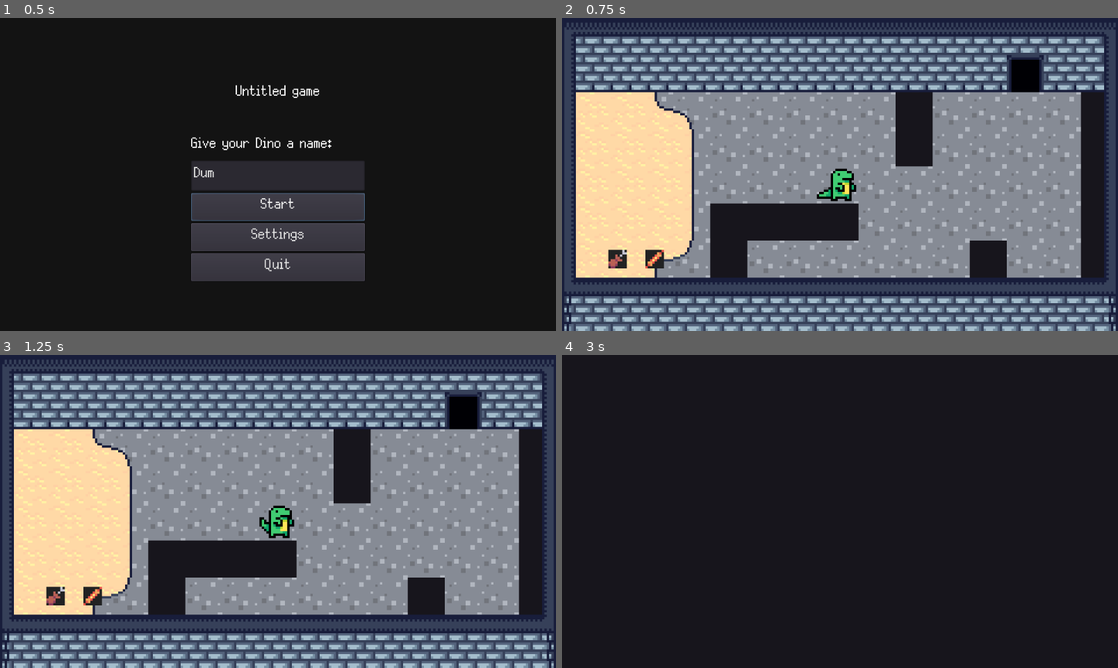
Above: before the commit, frames 1-4 (two rows, left to right).
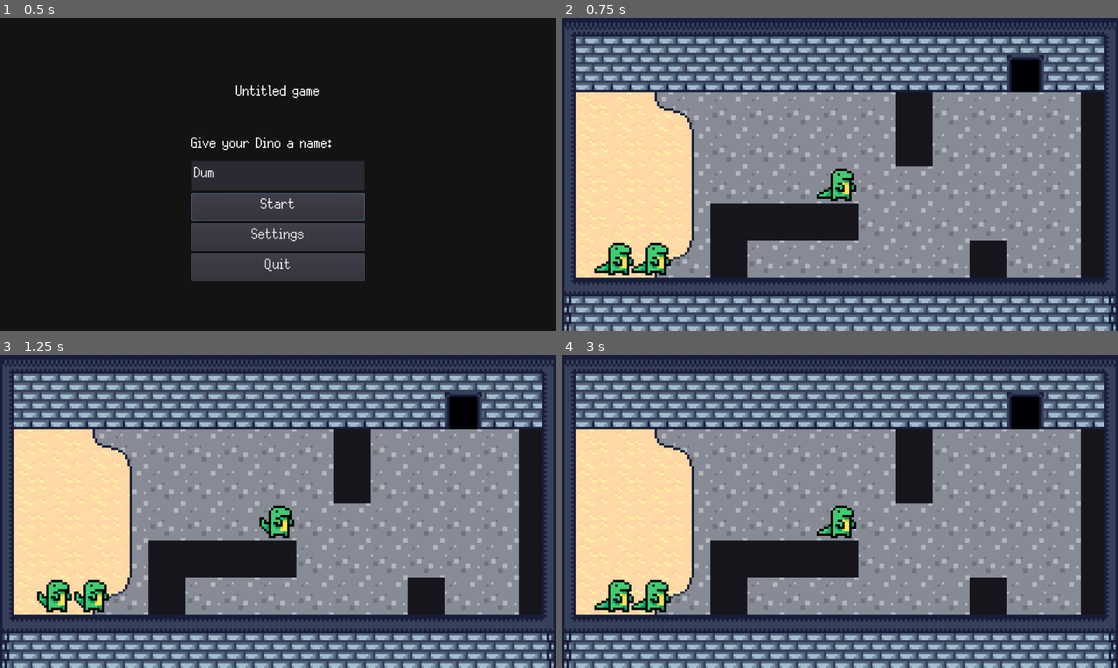
Above: after the commit, the same moments.

Repository: colinbellino/ai-and-games-2022
Game: Godot game, scene res://media/scenes/main.tscn
Same seed, same stepped clock (60 frames per second), same inputs: the game is played once before the commit and once after it.
Inputs (mouse positions are in pixels of both pictures, inside the frame that each line leads up to):
- Up to frame 1 (0.5 s): no input
- Up to frame 2 (0.75 s): click "Start" at 0.5 s
- Up to frame 3 (1.25 s): no input
- Up to frame 4 (3 s): move the mouse to (840, 520) at 1.27 s; hold D (move_right) 1.28-2.03 s; click (840, 520) at 1.35 s; move the mouse to (728, 527) at 2.02 s; hold S (move_down) 2.03-2.78 s; right-click (728, 527) at 2.1 s; move the mouse to (895, 442) at 2.77 s; hold D (move_right) from 2.78 s (still down); hold Shift from 2.78 s (still down)

Frame 1 is identical in both runs. In frame 2, 1.0% of the frame differs, in the area x 5-20%, y 71-83%; in frame 3, 0.9%; in frame 4, 91%, in the area x 0-100%, y 0-100%.
Error after the commit: Parse Error: Invalid operand types ("Vector2" and "int") to operator "<". (res://src/behaviours/Bark.gd:19)

Commit message:
Working towards vector for emotion

Diff:
--- a/src/Globals.gd
+++ b/src/Globals.gd
@@ -45,7 +45,7 @@
 var game_state : int
 var game_state_entered : bool
 var game_state_exited : bool
-var emotion : int
+var emotion : Vector2
 var hunger : int
 var astar : AStar2D
 var creature_name : String
@@ -148,6 +148,11 @@
     linear_db = clamp(linear_db, 0.0, 1.0)
     AudioServer.set_bus_volume_db(bus_index, linear2db(linear_db))
 
+func add_emotion(amount: Vector2, source: String):
+    emotion.x = clamp(emotion.x + amount.x, -1, 1)
+    emotion.y = clamp(emotion.y + amount.y, -1, 1)
+
+
 static func load_file(filepath: String, default_value: String = "") -> String:
     var file := File.new()
     var result := file.open(filepath, File.READ)
--- a/src/behaviours/Hunger.gd
+++ b/src/behaviours/Hunger.gd
@@ -6,6 +6,7 @@
 const HUNTER_EMOTION_DAMAGE_THRESHOLD := 0
 const HUNGER_DEATH_THRESHOLD := -20
 const EMOTION_TICKS_IN_SECONDS := 10
+const HUNGER_EMOTION_MOD = Vector2(-0.2, -0.1)
 
 var hunger_timer : Timer
 var emotional_impact_timer : Timer
@@ -39,7 +40,7 @@
 
 func _emotional_impact_timeout() -> void:
     if Globals.hunger < HUNTER_EMOTION_DAMAGE_THRESHOLD:
-        Globals.emotion -= 1
+        Globals.add_emotion(HUNGER_EMOTION_MOD, "Pet")
         # print("[HUNGER] emotional impact: ", Globals.emotion)
 
     if Globals.hunger < HUNGER_DEATH_THRESHOLD:
--- a/src/behaviours/Pet.gd
+++ b/src/behaviours/Pet.gd
@@ -1,4 +1,6 @@
 class_name Pet extends Behaviour
+
+const PET_EMOTION_MOD = Vector2(0, 0.1)
 
 var last_interaction : float
 var cooldown_in_ms : int = 1500
@@ -17,7 +19,7 @@
         return
 
     if interaction_type == 0:
-        Globals.emotion += 1
+        Globals.add_emotion(PET_EMOTION_MOD, "Pet")
         Audio.play_sound(Globals.SFX.LAUGH)
         emote(entity, 7)
     # elif interaction_type == 1:
